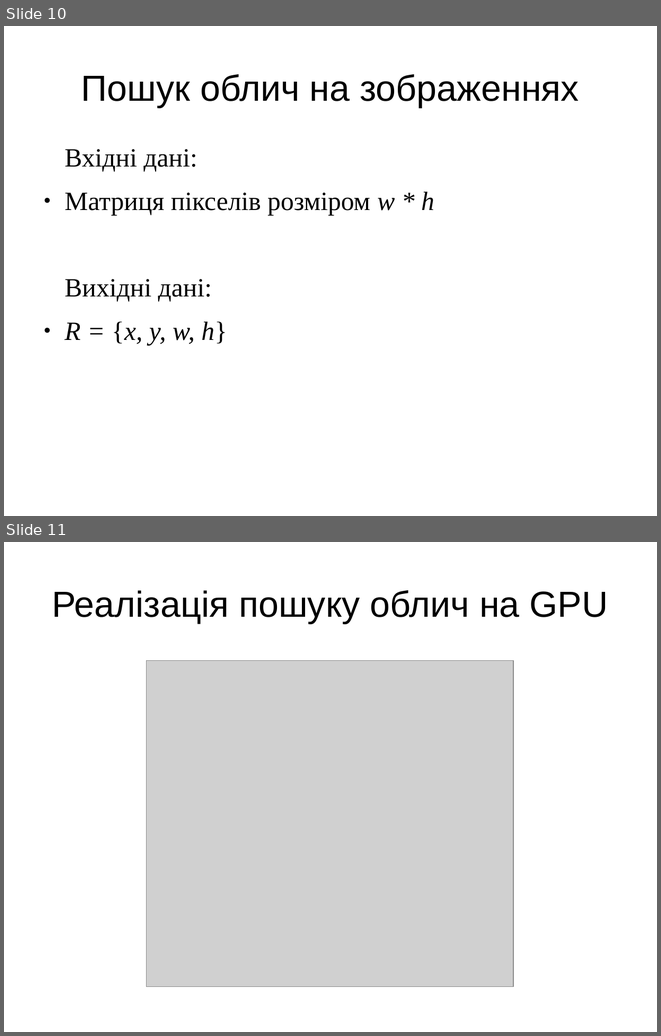
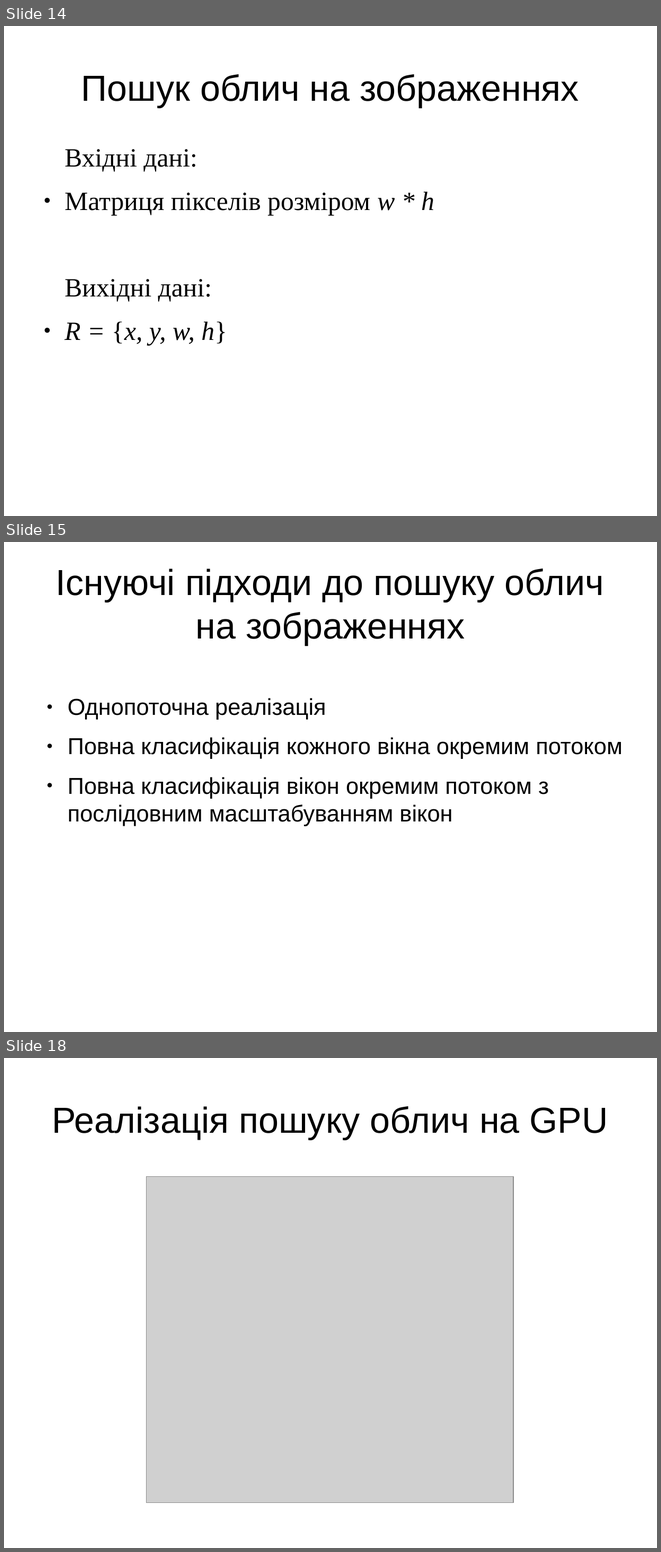
Before and after one commit to FaceDetect/gpu-face-detection, a slide deck: doc/presentation.odp. Shown one above the other, each under a label of ours: slides 10 and 11 before the commit, slides 14, 15 and 18 after it; the slides between them are not shown. The pictures are 661x1036 and 661x1552 pixels, drawn with LibreOffice and Linux fonts; fonts in the diff are those of the drawing; grey boxes stand for pictures. Boxes give left, top, right and bottom in pixels: in the first picture for what was removed or moved away, otherwise in the second. Text is boxed around its words. In the diff, an @@ line names an element or a change of style, - is before the commit and + after.

```diff
--- a/doc/presentation.odp
+++ b/doc/presentation.odp
@@ slide 15 added at [4, 542, 657, 1032], background #FFFFFF @@
@@ title added at [56, 568, 604, 645], 44 pt, text #000000 @@
+Існуючі підходи до пошуку облич на зображеннях
@@ text added at [68, 698, 623, 826], 28 pt, text #000000 @@
+● Однопоточна реалізація
+● Повна класифікація кожного вікна окремим потоком
+● Повна класифікація вікон окремим потоком з послідовним масштабуванням вікон
@@ what was slide 10 is now slide 14 @@
@@ what was slide 11 is now slide 18 @@
```
Also in this commit, not shown: 2 slides changed, 6 other slides added.
